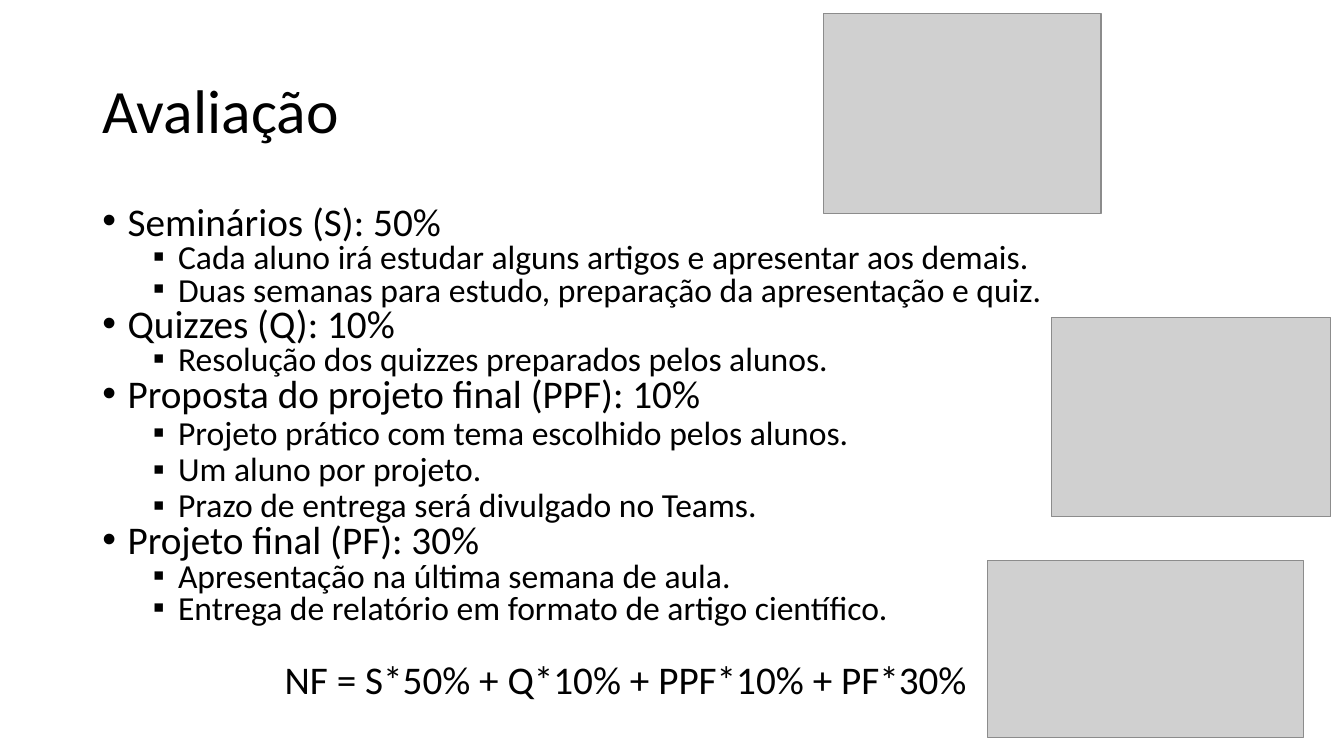
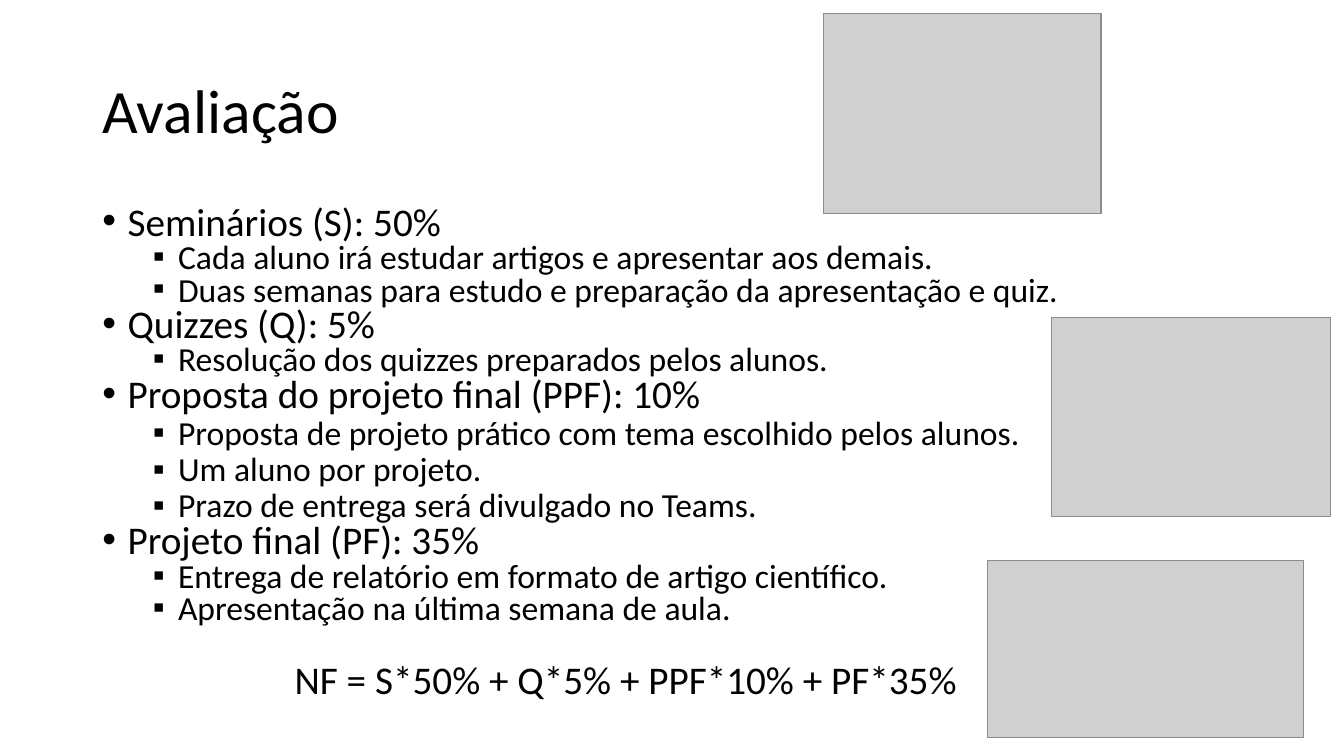
Before and after one commit to zz4fap/tp558-adv-ml, a slide deck: slide 7 of slides/TP558_1_Introdução_ao_curso.pptx. Drawn at 1344x756 pixels with LibreOffice and Linux fonts; fonts in the diff are those of the drawing; grey boxes stand for pictures. Boxes give left, top, right and bottom in pixels: in the first picture for what was removed or moved away, otherwise in the second. Text is boxed around its words. In the diff, an @@ line names an element or a change of style, - is before the commit and + after.

Commit message:
update of slides

```diff
--- a/slides/TP558_1_Introdução_ao_curso.pptx
+++ b/slides/TP558_1_Introdução_ao_curso.pptx
@@ text at (128, 245, 1058, 348): text changed @@
-  ▪ Cada aluno irá estudar alguns artigos e apresentar aos demais.
-  ▪ Duas semanas para estudo, preparação da apresentação e quiz.
-• Quizzes (Q): 10%
+  ▪ Cada aluno irá estudar artigos e apresentar aos demais.
+  ▪ Duas semanas para estudo e preparação da apresentação e quiz.
+• Quizzes (Q): 5%
@@ text at (178, 421, 1019, 451): text changed @@
-  ▪ Projeto prático com tema escolhido pelos alunos.
+  ▪ Proposta de projeto prático com tema escolhido pelos alunos.
@@ text at (128, 522, 888, 594): text changed; size 28 to 24 pt @@
-• Projeto final (PF): 30%
+• Projeto final (PF): 35%
+  ▪ Entrega de relatório em formato de artigo científico.
@@ text at (295, 666, 956, 700): text changed; size 24 to 28 pt @@
-  ▪ Entrega de relatório em formato de artigo científico.
-NF = S*50% + Q*10% + PPF*10% + PF*30%
+NF = S*50% + Q*5% + PPF*10% + PF*35%
```
Also in this commit, not shown: 4 other slides changed, 4 other files.
